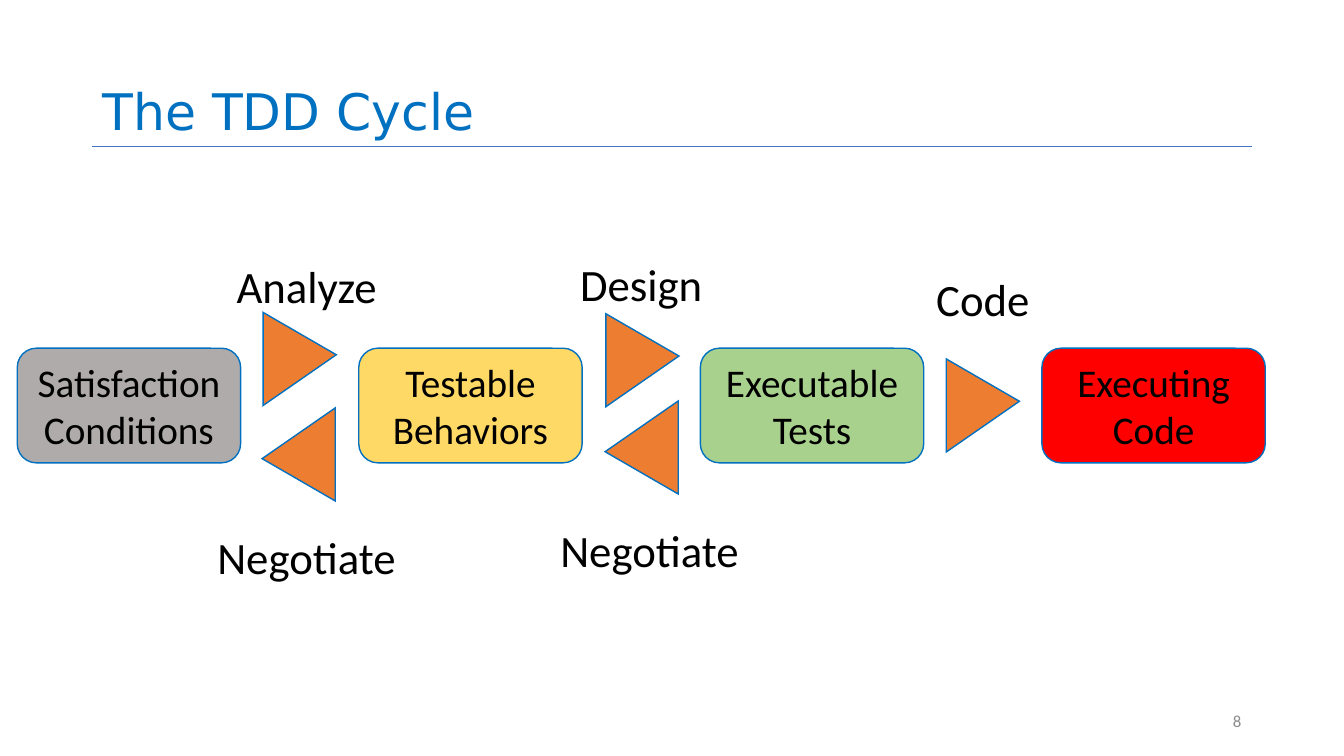
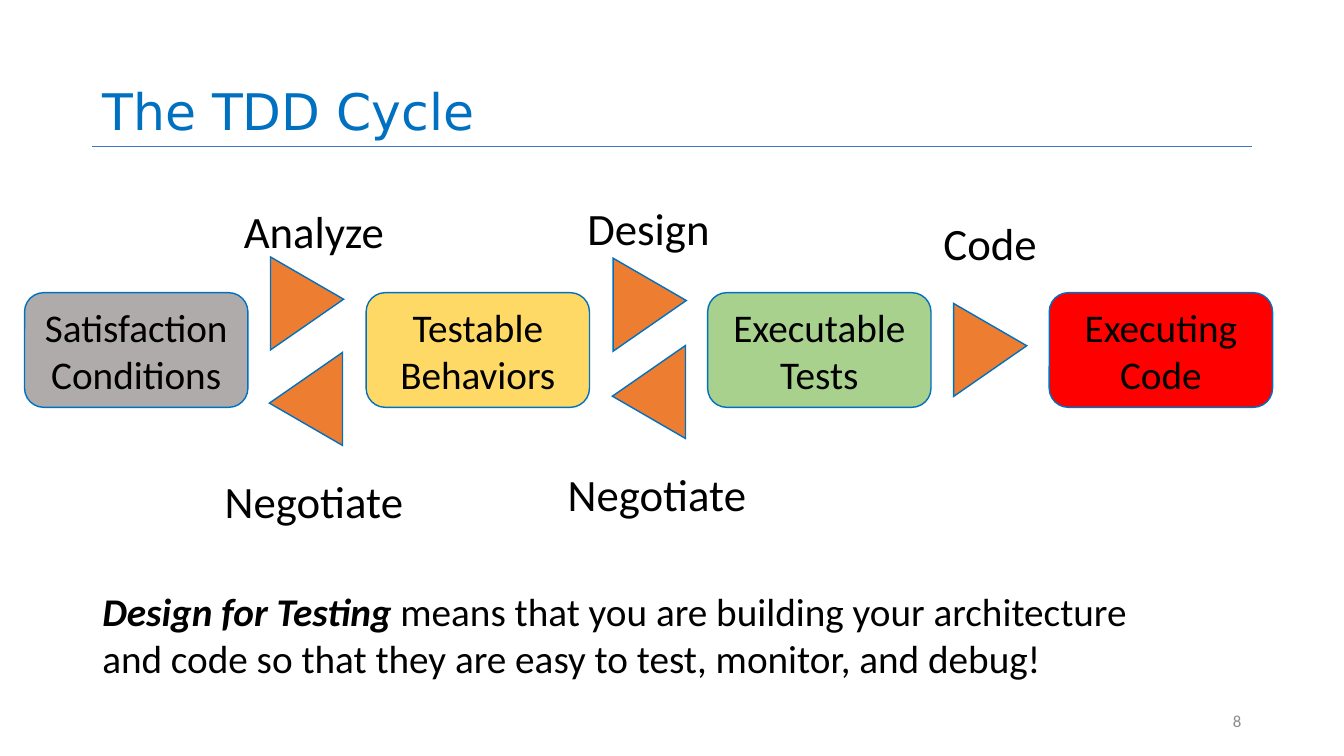
Before and after one commit to neu-se/CS4530-Fall-2026, a slide deck: slide 8 of Slides/Module 02 Test-Driven Development.pptx. Drawn at 1344x756 pixels with LibreOffice and Linux fonts; fonts in the diff are those of the drawing. Boxes give left, top, right and bottom in pixels: in the first picture for what was removed or moved away, otherwise in the second. Text is boxed around its words. In the diff, an @@ line names an element or a change of style, - is before the commit and + after.

Commit message:
adding a statement about design for testing

```diff
--- a/Slides/Module 02 Test-Driven Development.pptx
+++ b/Slides/Module 02 Test-Driven Development.pptx
@@ 4 rounded rectangles, 3 triangles, 1 text: place and size @@
-4 rounded rectangles, 3 triangles, 1 text at (17, 313, 1266, 575)
+4 rounded rectangles, 3 triangles, 1 text at (24, 258, 1273, 519)
@@ 4 texts, 2 triangles: place and size @@
-4 texts, 2 triangles at (217, 270, 1029, 582)
+4 texts, 2 triangles at (225, 214, 1036, 526)
@@ text added at (102, 598, 1127, 680), 28 pt, text #000000 @@
+Design for Testing means that you are building your architecture and code so that they are easy to test, monitor, and debug!
```
Also in this commit, not shown: 1 other file.
